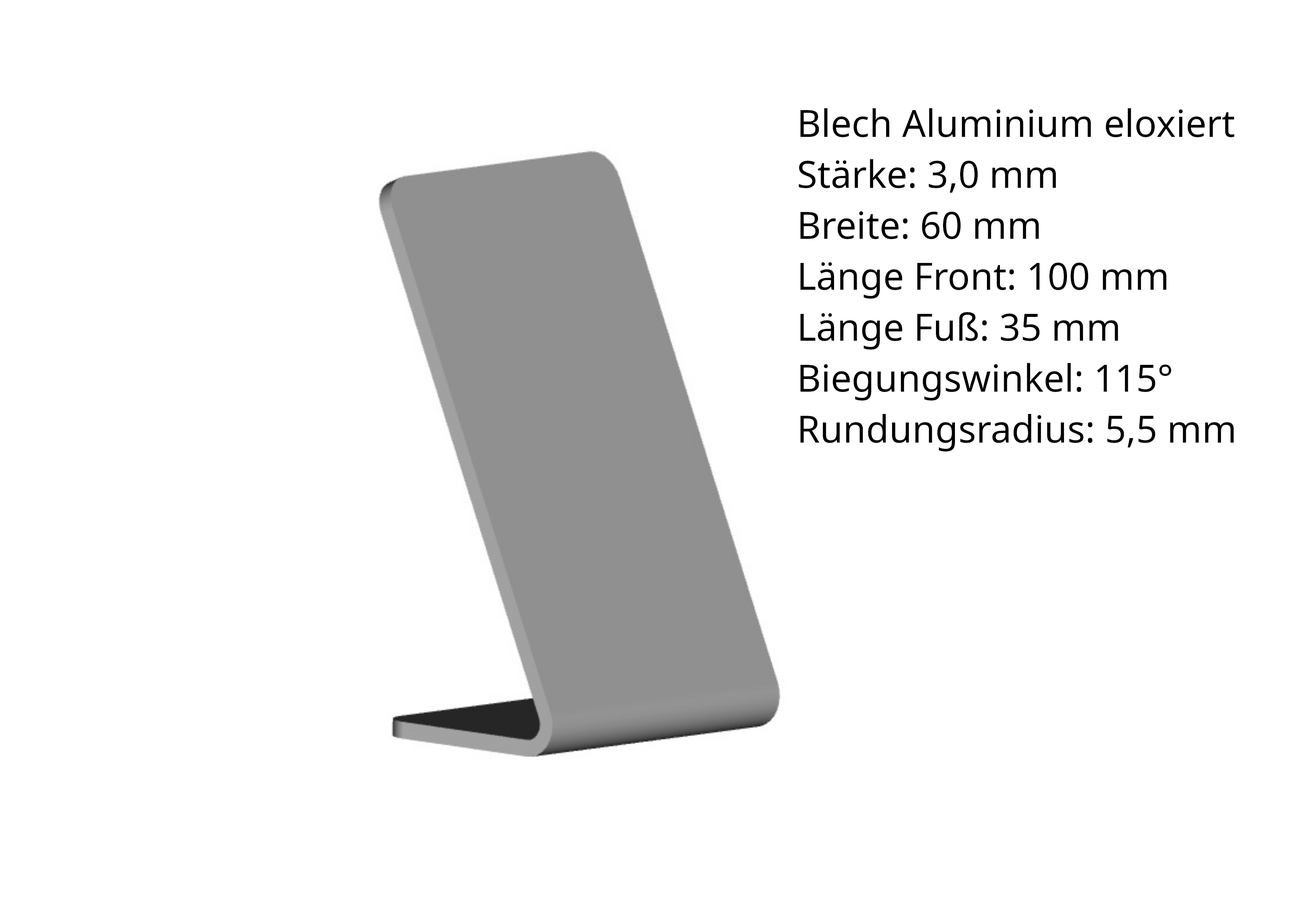
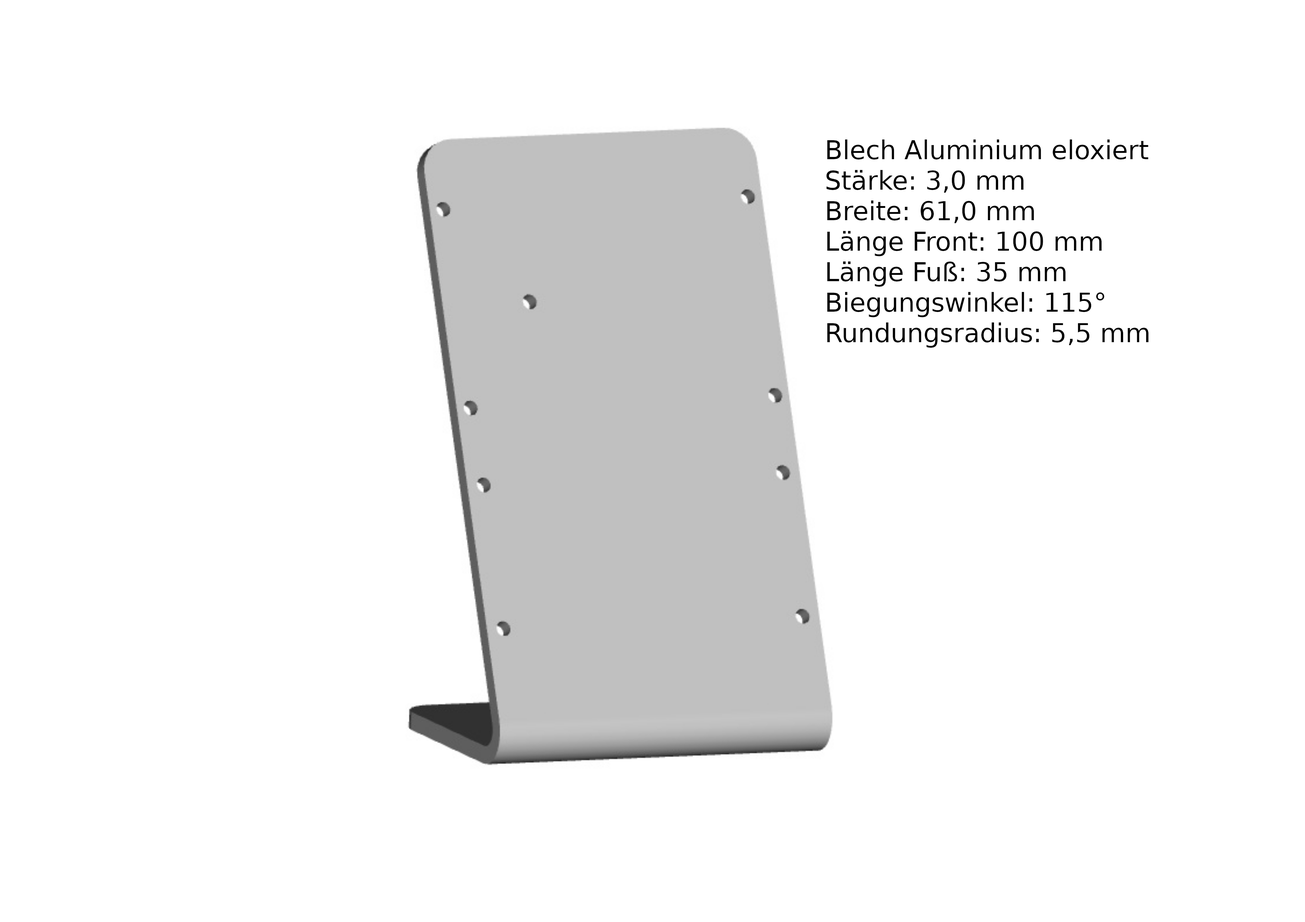
The second (1305, 922) image is a revision of the first. Changes to its layers:
renamed "Thermidity-aluteca-Kontaktstelle.pdf" to "Thermidity.pdf", moved it above "Thermidity-Kontakt.pdf", painted on it over 377, 108, 1235, 769
renamed "Thermidity-Aluteca.pdf" to "Thermidity-Kontakt.pdf", painted on it over 377, 108, 1235, 769
